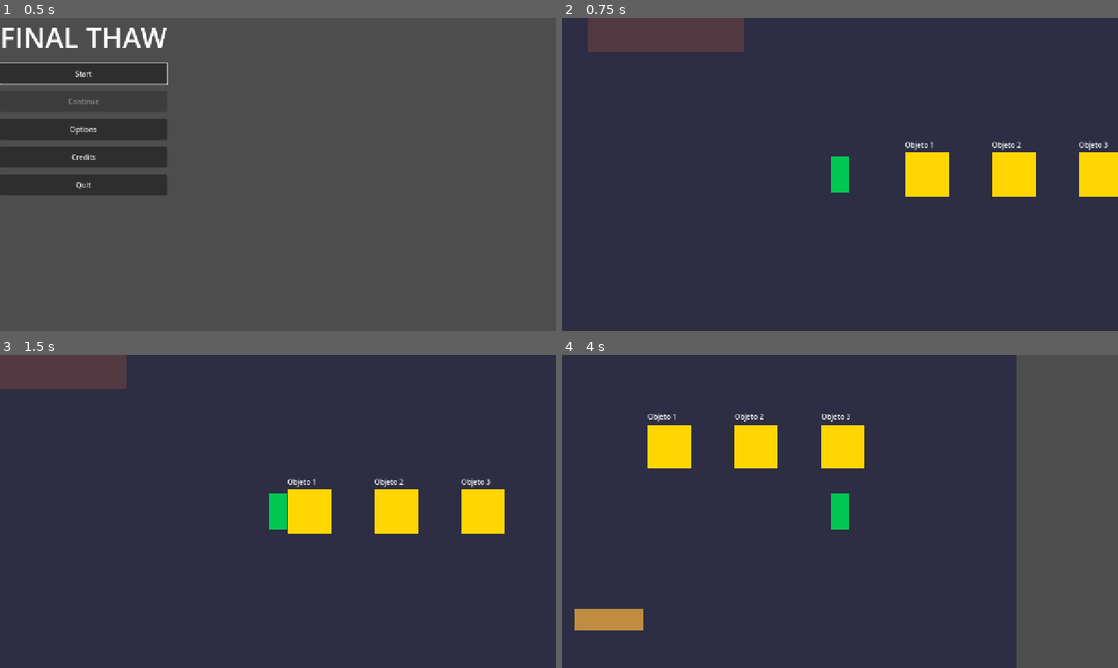
Above: before the commit, frames 1-4 (two rows, left to right).
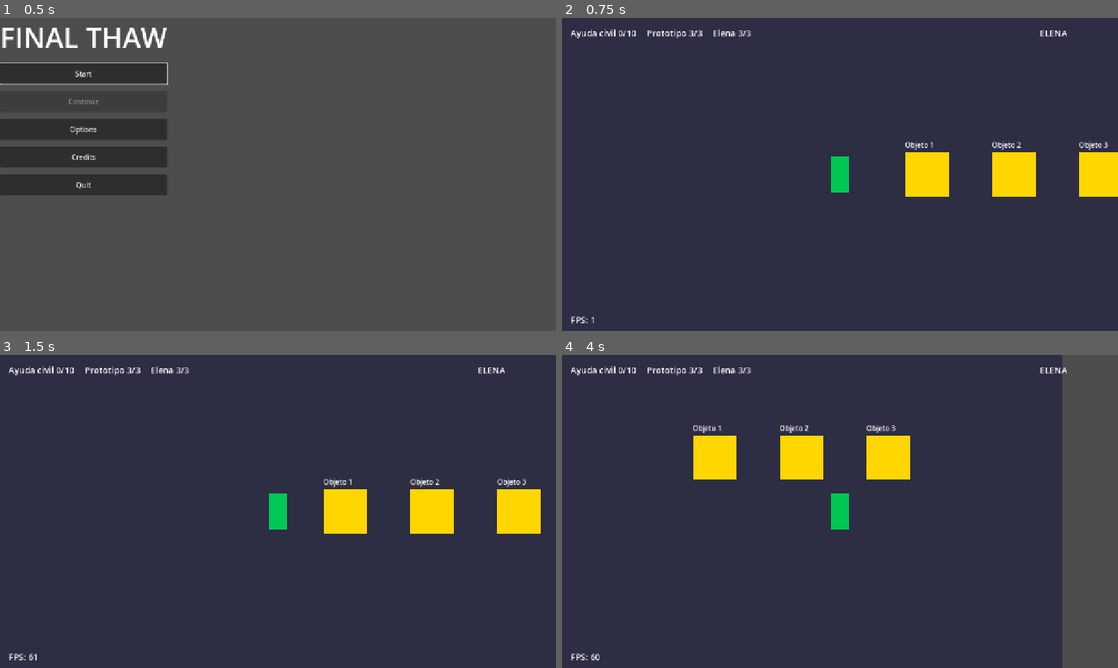
Above: after the commit, the same moments.

Repository: xabiervc/final-thaw
Game: Godot game, scene res://scenes/ui/main_menu.tscn
The game is run twice, just before and just after one commit, with the same random seed, the same clock (stepped at 60 frames per second) and the same inputs.
Inputs (mouse positions are in pixels of both pictures, inside the frame that each line leads up to):
- Up to frame 1 (0.5 s): no input
- Up to frame 2 (0.75 s): click "Start" at 0.5 s
- Up to frame 3 (1.5 s): tap Enter at 1.25 s; move the mouse to (400, 495) at 1.27 s; hold D (move_right) from 1.28 s (still down); hold Space (dodge) from 1.28 s (still down); click (400, 495) at 1.42 s
- Up to frame 4 (4 s): tap E (interact) at 1.55, 2.1 s; move the mouse to (728, 527) at 2.02 s; release D (move_right) at 2.03 s; release Space (dodge) at 2.03 s; hold S (move_down) 2.03-2.78 s; tap Space (dodge) at 2.3, 3.8 s; move the mouse to (895, 442) at 2.77 s; hold D (move_right) 2.78-3.53 s; hold E (interact) 2.78-3.53 s; tap J (attack_primary) at 2.85 s; move the mouse to (812, 574) at 3.52 s; hold W (move_up) from 3.53 s (still down); tap L (attack_secondary) at 3.6 s; click (812, 574) at 3.67 s

Frame 1 is identical in both runs. In frame 2, 3.2% of the frame differs, in the area x 1-91%, y 0-98%; in frame 3, 8.6%; in frame 4, 16%, in the area x 1-91%, y 0-100%.
Error before the commit: Parse Error: Function "_call_deferred()" not found in base self. (res://scripts/ui/hud.gd:27)

Commit message:
revert: restore player, hud and test_room to pre-6bf96ca state

Diff:
--- a/scripts/entities/player.gd
+++ b/scripts/entities/player.gd
@@ -1,21 +1,10 @@
 extends CharacterBody2D
-
-signal stamina_changed(value: float, maximum: float)
-signal dash_started
 
 @export var speed: float = 320.0
 @export var acceleration: float = 2400.0
 @export var friction: float = 3000.0
-@export var max_stamina: float = 100.0
-@export var move_drain_per_second: float = 6.0
-@export var idle_recover_per_second: float = 12.0
-@export var dash_cost: float = 25.0
-@export var dash_speed: float = 640.0
-@export var dash_duration: float = 0.28
 
 var nearby: Array = []
-var stamina: float = 100.0
-var dash_time_left: float = 0.0
 
 func _ready() -> void:
 	add_to_group("player")
@@ -39,55 +28,18 @@
 	add_child(sensor)
 	sensor.area_entered.connect(func(a): if not nearby.has(a): nearby.append(a))
 	sensor.area_exited.connect(func(a): nearby.erase(a))
-	stamina_changed.emit(stamina, max_stamina)
 
 func _physics_process(delta: float) -> void:
 	var dir := Input.get_vector("move_left", "move_right", "move_up", "move_down")
-	if dash_time_left > 0.0:
-		dash_time_left -= delta
-		if dash_time_left <= 0.0:
-			collision_mask = 1
-			velocity = velocity.limit_length(speed)
-	elif dir != Vector2.ZERO:
+	if dir != Vector2.ZERO:
 		velocity = velocity.move_toward(dir * speed, acceleration * delta)
-		drain_stamina(move_drain_per_second * delta)
 	else:
 		velocity = velocity.move_toward(Vector2.ZERO, friction * delta)
-		recover_stamina(idle_recover_per_second * delta)
 	move_and_slide()
 
 func _unhandled_input(event: InputEvent) -> void:
 	if event.is_action_pressed("interact"):
 		try_interact()
-	elif event.is_action_pressed("dodge"):
-		try_dash()
-
-func try_dash() -> bool:
-	if dash_time_left > 0.0 or stamina < dash_cost:
-		return false
-	var direction := velocity
-	if direction.length() < 1.0:
-		direction = Input.get_vector("move_left", "move_right", "move_up", "move_down")
-	if direction.length() < 1.0:
-		direction = Vector2.RIGHT
-	drain_stamina(dash_cost)
-	velocity = direction.normalized() * dash_speed
-	dash_time_left = dash_duration
-	collision_mask = 0
-	dash_started.emit()
-	return true
-
-func drain_stamina(amount: float) -> void:
-	set_stamina(stamina - amount)
-
-func recover_stamina(amount: float) -> void:
-	set_stamina(stamina + amount)
-
-func set_stamina(value: float) -> void:
-	var next := clampf(value, 0.0, max_stamina)
-	if not is_equal_approx(next, stamina):
-		stamina = next
-		stamina_changed.emit(stamina, max_stamina)
 
 func try_interact() -> bool:
 	if nearby.is_empty():
--- a/scripts/levels/test_room.gd
+++ b/scripts/levels/test_room.gd
@@ -3,9 +3,6 @@
 const PlayerScript = preload("res://scripts/entities/player.gd")
 const InteractableScript = preload("res://scripts/entities/interactable.gd")
 const HudScript = preload("res://scripts/ui/hud.gd")
-const EnvironmentModifierScript = preload("res://scripts/components/environment_modifier.gd")
-const StaminaStationScript = preload("res://scripts/components/stamina_station.gd")
-const LowObstacleScript = preload("res://scripts/components/low_obstacle.gd")
 
 var player: CharacterBody2D
 var hud: CanvasLayer
@@ -24,11 +21,6 @@
 		add_child(it)
 		interactables.append(it)
 
-	_add_condition_test_area()
-	_add_recovery_station()
-	_add_low_obstacles()
-	_add_prototype_charger()
-
 	player = PlayerScript.new()
 	player.position = Vector2(1000, 1000)
 	add_child(player)
@@ -40,32 +32,6 @@
 	add_child(hud)
 	hud.set_character("Elena")
 
-func _add_condition_test_area() -> void:
-	var zone: Area2D = EnvironmentModifierScript.new()
-	zone.position = Vector2(600, 600)
-	add_child(zone)
-
-func _add_recovery_station() -> void:
-	var station: Area2D = StaminaStationScript.new()
-	station.position = Vector2(1500, 500)
-	add_child(station)
-
-func _add_low_obstacles() -> void:
-	for offset in [0.0, 260.0]:
-		var obstacle: StaticBody2D = LowObstacleScript.new()
-		obstacle.position = Vector2(800.0 + offset, 1400.0)
-		add_child(obstacle)
-
-func _add_prototype_charger() -> void:
-	var charger: Area2D = InteractableScript.new()
-	charger.set("interact_text", "Recargar Aster")
-	charger.position = Vector2(1700, 1500)
-	charger.interact = func():
-		GameManager.prototype_integrity = 3
-		GameManager.stats_changed.emit()
-	add_child(charger)
-	interactables.append(charger)
-
 func _unhandled_input(event: InputEvent) -> void:
 	if event.is_action_pressed("pause"):
 		GameManager.change_scene("res://scenes/ui/main_menu.tscn")
--- a/scripts/ui/hud.gd
+++ b/scripts/ui/hud.gd
@@ -5,7 +5,6 @@
 var safety_label: Label
 var character_label: Label
 var fps_label: Label
-var stamina_fill: ColorRect
 
 func _ready() -> void:
 	layer = 10
@@ -21,35 +20,8 @@
 	character_label.position = Vector2(1100, 20)
 	fps_label = _label(self)
 	fps_label.position = Vector2(20, 680)
-	_build_stamina_bar()
 	GameManager.stats_changed.connect(refresh)
 	refresh()
-	_call_deferred("_connect_player")
-
-func _build_stamina_bar() -> void:
-	var background := ColorRect.new()
-	background.color = Color(0, 0, 0, 0.55)
-	background.position = Vector2(20, 70)
-	background.size = Vector2(260, 18)
-	add_child(background)
-	stamina_fill = ColorRect.new()
-	stamina_fill.color = Color(0.25, 0.85, 1.0)
-	stamina_fill.position = Vector2(2, 2)
-	stamina_fill.size = Vector2(256, 14)
-	background.add_child(stamina_fill)
-
-func _connect_player() -> void:
-	var players := get_tree().get_nodes_in_group("player")
-	if not players.is_empty():
-		var player: Node = players[0]
-		if not player.stamina_changed.is_connected(_on_stamina_changed):
-			player.stamina_changed.connect(_on_stamina_changed)
-		_on_stamina_changed(player.stamina, player.max_stamina)
-
-func _on_stamina_changed(value: float, maximum: float) -> void:
-	var ratio := 0.0 if maximum <= 0.0 else clampf(value / maximum, 0.0, 1.0)
-	stamina_fill.size.x = 256.0 * ratio
-	stamina_fill.color = Color(0.25, 0.85, 1.0) if ratio > 0.25 else Color(1.0, 0.35, 0.25)
 
 func _label(parent: Node) -> Label:
 	var l := Label.new()
